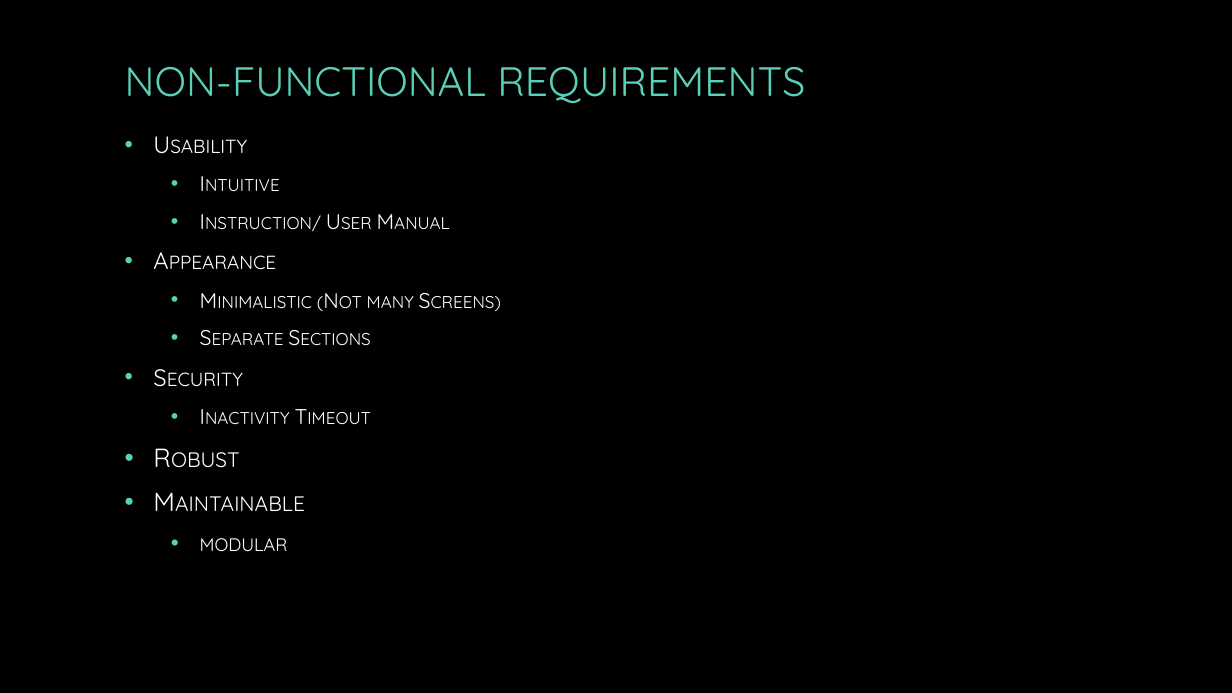
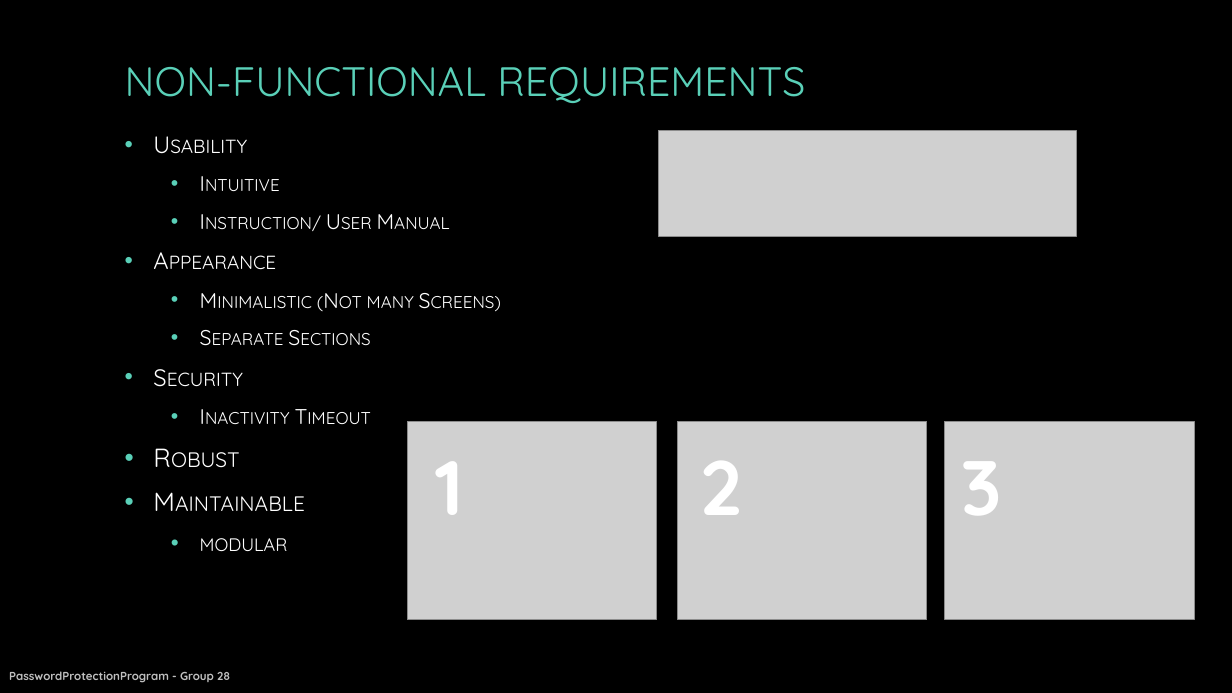
Before and after one commit to Nayrgton/PasswordProtectionProgram, a slide deck: slide 7 of Doc/FinalPresentation/PasswordProtectionProgram.pptx. Drawn at 1232x693 pixels with LibreOffice and Linux fonts; fonts in the diff are those of the drawing; grey boxes stand for pictures; background and template pictures are left out. Boxes give left, top, right and bottom in pixels: in the first picture for what was removed or moved away, otherwise in the second. Text is boxed around its words. In the diff, an @@ line names an element or a change of style, - is before the commit and + after.

Commit message:
ppt

```diff
--- a/Doc/FinalPresentation/PasswordProtectionProgram.pptx
+++ b/Doc/FinalPresentation/PasswordProtectionProgram.pptx
@@ picture added at bbox=[658, 130, 1076, 237] @@
@@ picture added at bbox=[408, 421, 657, 620] @@
@@ picture added at bbox=[677, 421, 927, 620] @@
@@ picture added at bbox=[945, 421, 1195, 620] @@
@@ text added at bbox=[435, 461, 463, 515], 60 pt, text #FFFFFF, bold @@
+1
@@ text added at bbox=[701, 461, 742, 515], 60 pt, text #FFFFFF, bold @@
+2
@@ text added at bbox=[961, 461, 1001, 515], 60 pt, text #FFFFFF, bold @@
+3
@@ text added at bbox=[9, 671, 230, 683], 9 pt, text #BFBFBF, bold @@
+PasswordProtectionProgram - Group 28
```
Also in this commit, not shown: 7 other slides changed, 2 slides added, 1 slide removed.
